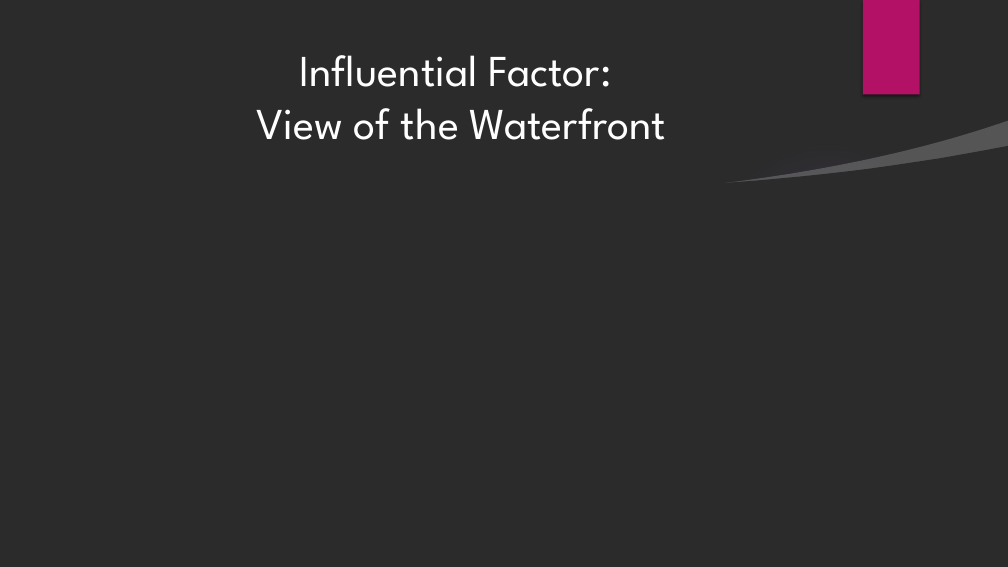
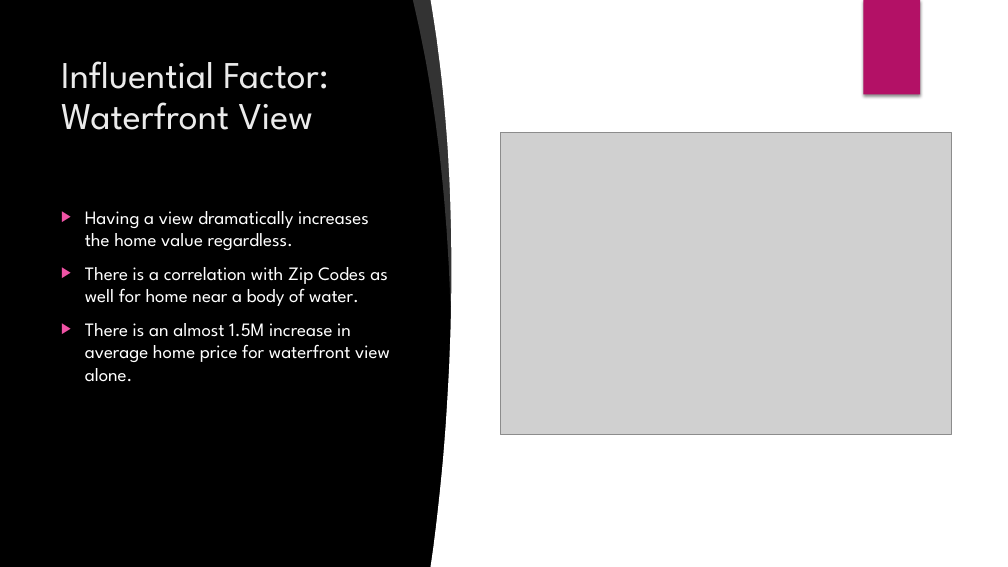
Before and after one commit to Jthomas3425/DSLabsv2, a slide deck: slide 6 of Projects/Mod 1 Final Project/presentation.pptx (slide 4 before the commit). Drawn at 1008x567 pixels with LibreOffice and Linux fonts; fonts in the diff are those of the drawing; grey boxes stand for pictures; background and template pictures are left out; a plain dark background stands for a picture behind light text. Boxes give left, top, right and bottom in pixels: in the first picture for what was removed or moved away, otherwise in the second. Text is boxed around its words. In the diff, an @@ line names an element or a change of style, - is before the commit and + after.

```diff
--- a/Projects/Mod 1 Final Project/presentation.pptx
+++ b/Projects/Mod 1 Final Project/presentation.pptx
@@ freeform shape added at bbox=[413, 0, 459, 307], fill #FFFFFF at 20% opacity @@
@@ freeform shape added at bbox=[431, 0, 542, 567], fill #FFFFFF @@
@@ rectangle added at bbox=[504, 0, 1008, 567], fill #FFFFFF @@
@@ rectangle added at bbox=[863, 0, 920, 95], fill #B31166 @@
@@ title "Influential Factor: Waterfront View" at bbox=[61, 61, 328, 130]: vertical alignment middle to top @@
@@ title at bbox=[61, 61, 328, 130]: text changed; size 42 to 36 pt; text colour #FFFFFF to #EBEBEB @@
-Influential Factor:
-View of the Waterfront
+Influential Factor:
+Waterfront View
@@ freeform shape removed at bbox=[0, 146, 1008, 567] @@
@@ picture added at bbox=[501, 132, 951, 435] @@
@@ ellipse removed at bbox=[712, 138, 944, 371] @@
@@ freeform shape removed at bbox=[721, 121, 1008, 189] @@
@@ text added at bbox=[85, 211, 390, 382], 18 pt, text #FFFFFF @@
+▶ Having a view dramatically increases the home value regardless.
+▶ There is a correlation with Zip Codes as well for home near a body of water.
+▶ There is an almost 1.5M increase in average home price for waterfront view alone.
```
Also in this commit, not shown: 3 other slides changed, 1 slide added, 1 slide removed, 1 other file.
